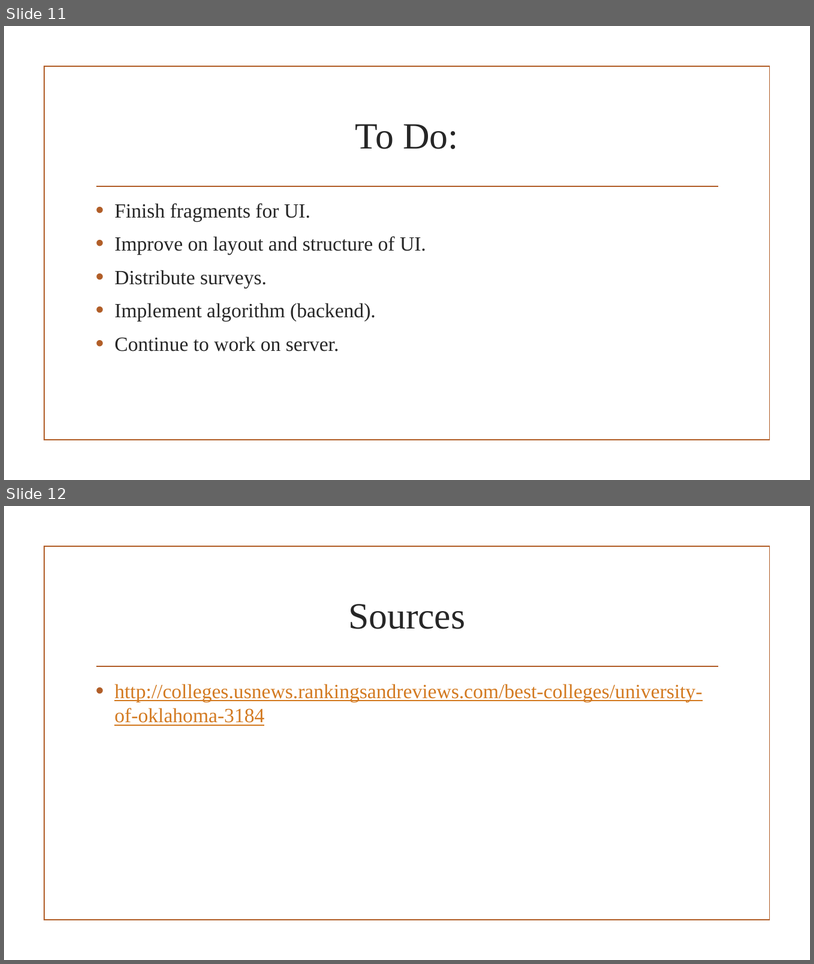
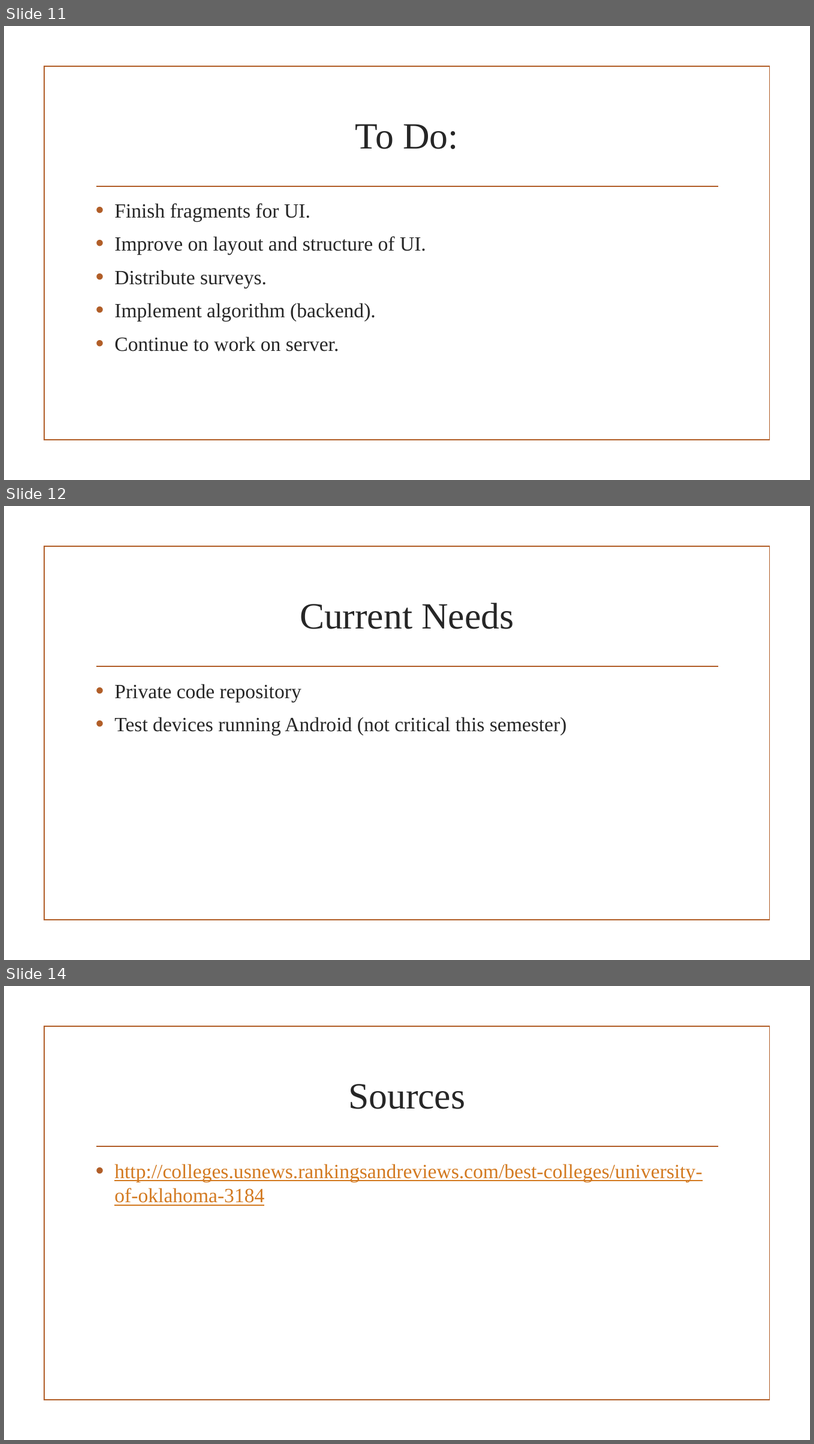
Before and after one commit to LunchBuddi/AndroidApp, a slide deck: PRESENTATION MATERIAL/TagUp Presentation.pptx. Shown one above the other, each under a label of ours: slides 11 and 12 before the commit, slides 11, 12 and 14 after it; the slides between them are not shown. The pictures are 814x964 and 814x1444 pixels, drawn with LibreOffice and Linux fonts; fonts in the diff are those of the drawing; background and template pictures are left out. Boxes give left, top, right and bottom in pixels: in the first picture for what was removed or moved away, otherwise in the second. Text is boxed around its words. In the diff, an @@ line names an element or a change of style, - is before the commit and + after.

```diff
--- a/PRESENTATION MATERIAL/TagUp Presentation.pptx
+++ b/PRESENTATION MATERIAL/TagUp Presentation.pptx
@@ slide 12 added at [4, 506, 810, 960], background picture (left out); not listed: 2 template elements that a slide beside it also shows @@
@@ title added at [300, 603, 514, 629], 44 pt, text #262626 @@
+Current Needs
@@ text added at [114, 684, 567, 735], 24 pt, text #262626 @@
+• Private code repository
+• Test devices running Android (not critical this semester)
@@ what was slide 12 is now slide 14 @@
```
Also in this commit, not shown: 2 slides changed, 1 other slide added, 5 other files.
